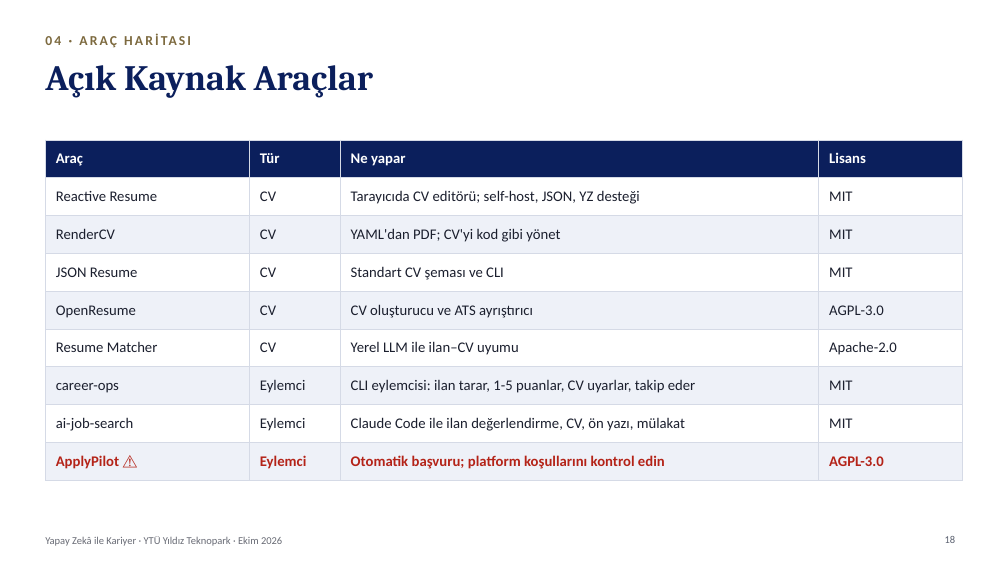
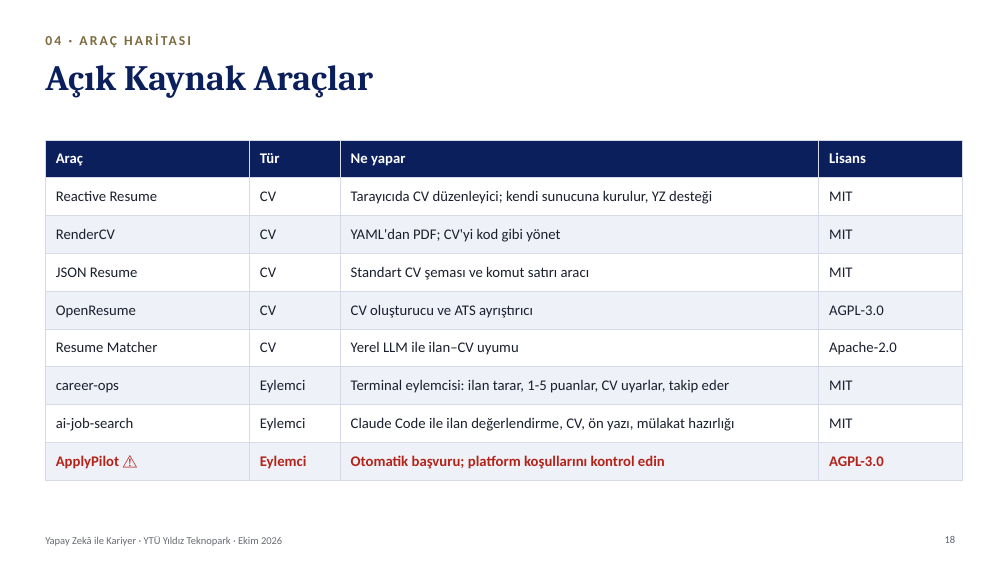
Before and after one commit to kaayra2000/kurslar, a slide deck: slide 18 of sunum/sunum.pptx. Drawn at 1008x567 pixels with LibreOffice and Linux fonts; fonts in the diff are those of the drawing; background and template pictures are left out. Boxes give left, top, right and bottom in pixels: in the first picture for what was removed or moved away, otherwise in the second. Text is boxed around its words. In the diff, an @@ line names an element or a change of style, - is before the commit and + after.

```diff
--- a/sunum/sunum.pptx
+++ b/sunum/sunum.pptx
@@ table at bbox=[45, 140, 963, 473] @@
-row 2, column 3: Tarayıcıda CV editörü; self-host, JSON, YZ desteği
+row 2, column 3: Tarayıcıda CV düzenleyici; kendi sunucuna kurulur, YZ desteği
-row 4, column 3: Standart CV şeması ve CLI
+row 4, column 3: Standart CV şeması ve komut satırı aracı
-row 7, column 3: CLI eylemcisi: ilan tarar, 1-5 puanlar, CV uyarlar, takip eder
+row 7, column 3: Terminal eylemcisi: ilan tarar, 1-5 puanlar, CV uyarlar, takip eder
-row 8, column 3: Claude Code ile ilan değerlendirme, CV, ön yazı, mülakat
+row 8, column 3: Claude Code ile ilan değerlendirme, CV, ön yazı, mülakat hazırlığı
```
Also in this commit, not shown: 17 other slides changed, 3 other files.
